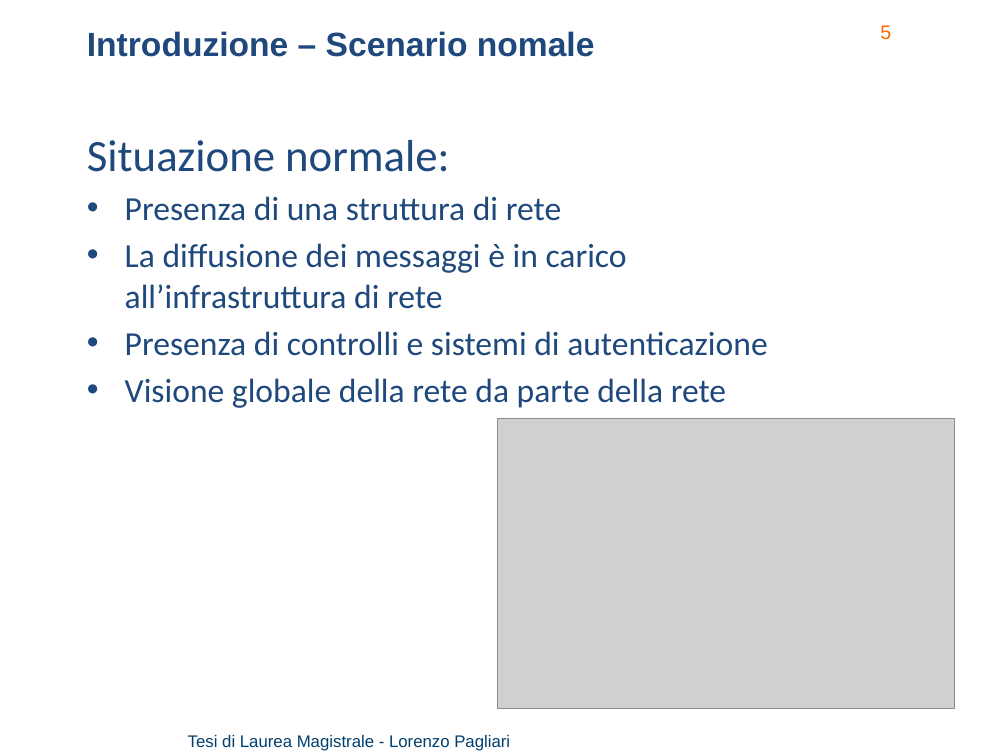
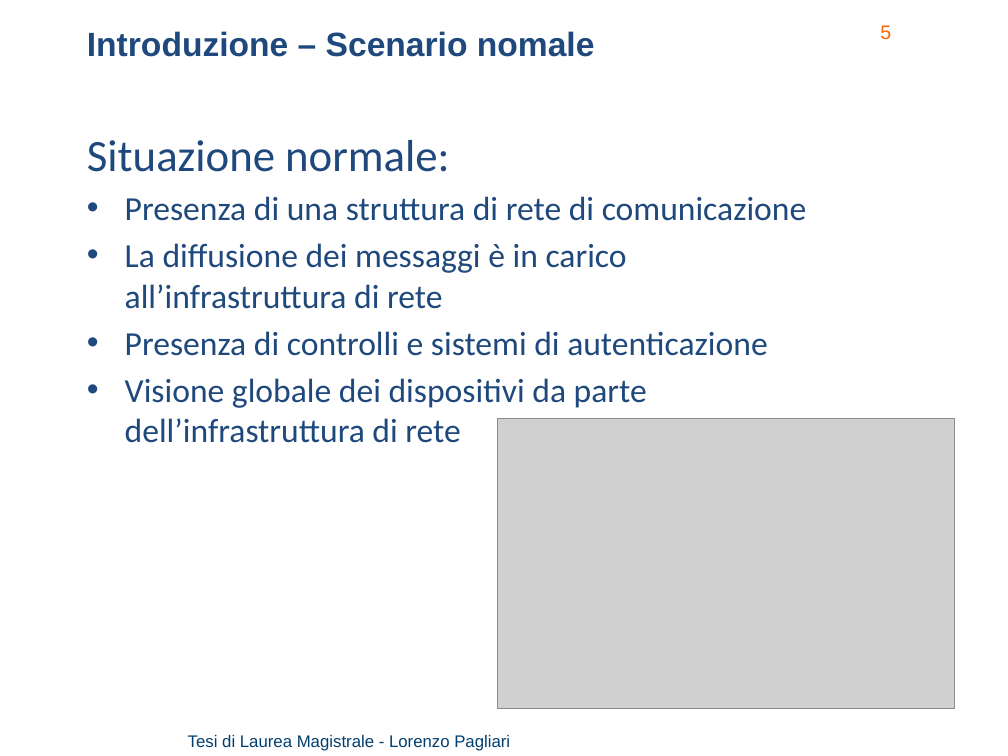
Before and after one commit to lorenzo-pagliari/Tesi, a slide deck: slide 5 of presentazione/Pagliari Lorenzo - presentazione_v3.pptx. Drawn at 1008x756 pixels with LibreOffice and Linux fonts; fonts in the diff are those of the drawing; grey boxes stand for pictures; background and template pictures are left out. Boxes give left, top, right and bottom in pixels: in the first picture for what was removed or moved away, otherwise in the second. Text is boxed around its words. In the diff, an @@ line names an element or a change of style, - is before the commit and + after.

```diff
--- a/presentazione/Pagliari Lorenzo - presentazione_v3.pptx
+++ b/presentazione/Pagliari Lorenzo - presentazione_v3.pptx
@@ text at bbox=[125, 196, 807, 221]: text changed @@
-• Presenza di una struttura di rete
+• Presenza di una struttura di rete di comunicazione
@@ text at bbox=[125, 378, 647, 443]: text changed @@
-• Visione globale della rete da parte della rete
+• Visione globale dei dispositivi da parte dell’infrastruttura di rete
```
Also in this commit, not shown: 6 other slides changed, 1 other file.
